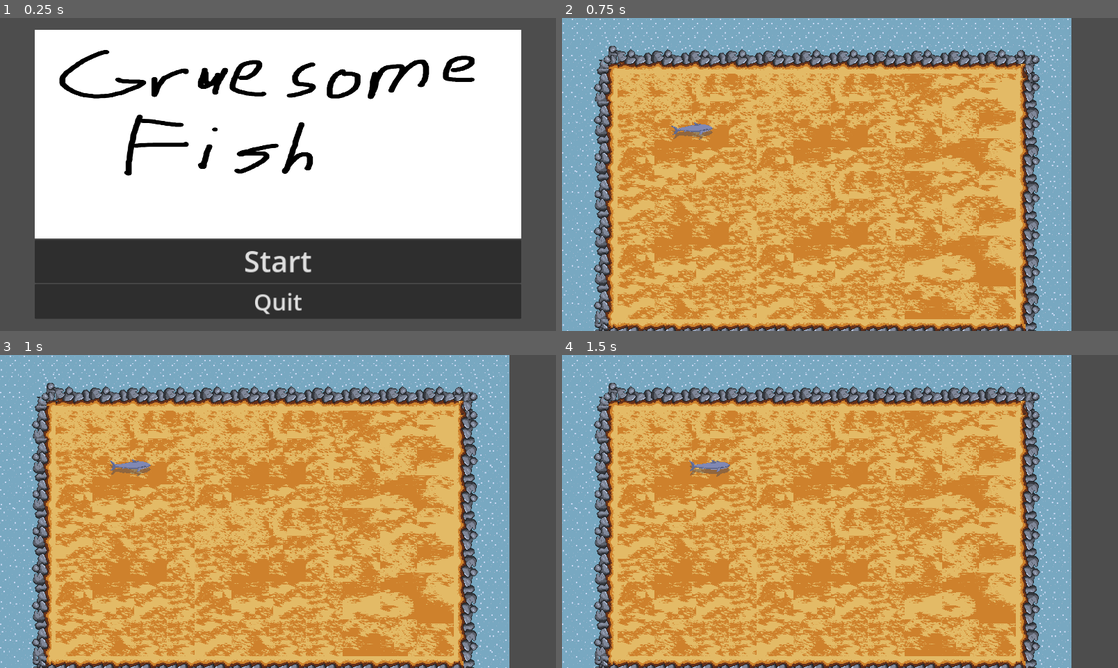
Above: before the commit, frames 1-4 (two rows, left to right).
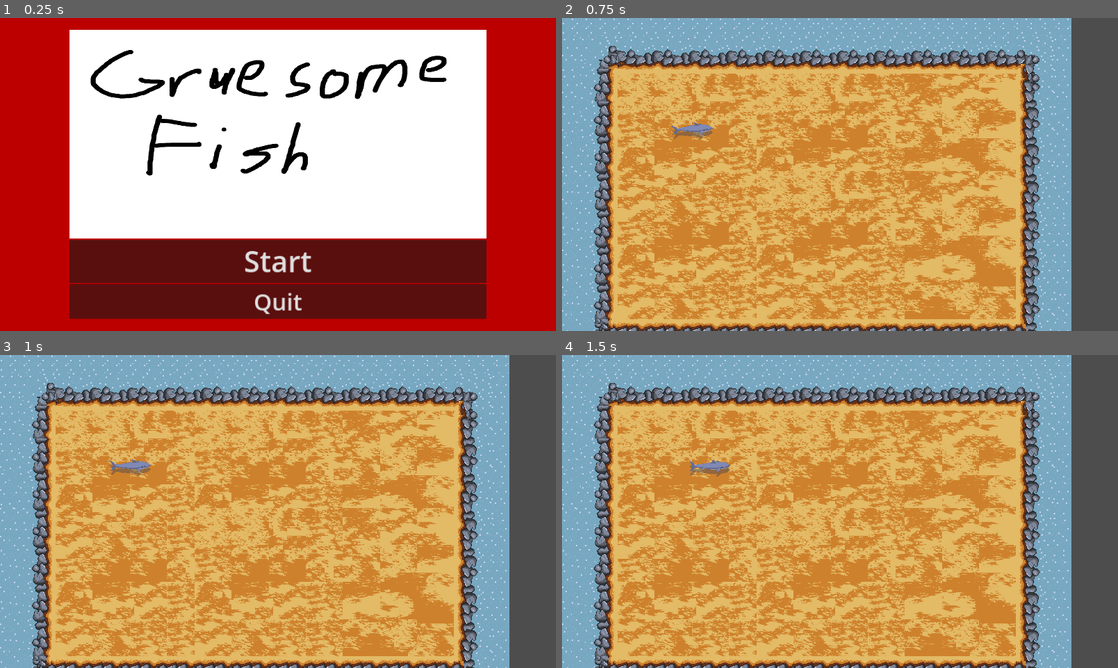
Above: after the commit, the same moments.

Repository: DylanRothbauer/GruesomeFish
Game: Godot game, scene res://Scenes/start_screen.tscn
The game is run twice, just before and just after one commit, with the same random seed, the same clock (stepped at 60 frames per second) and the same inputs.
Inputs:
- Up to frame 1 (0.25 s): no input
- Up to frame 2 (0.75 s): click "Start" at 0.5 s
- Up to frame 3 (1 s): no input
- Up to frame 4 (1.5 s): tap Enter (ui_accept) at 1.25 s; hold Right (right) from 1.28 s (still down)

The runs differ from the first frame. In frame 1, 54% of the frame differs, in the area x 0-100%, y 0-100%; in frame 2, nothing differs; in frame 3, nothing differs; in frame 4, nothing differs.

Commit message:
start and quit now work for real

Diff:
--- a/Scenes/start_screen.tscn
+++ b/Scenes/start_screen.tscn
@@ -4,10 +4,25 @@
 [ext_resource type="Script" path="res://Scripts/start.gd" id="2_0ej8g"]
 [ext_resource type="Script" path="res://Scripts/quit.gd" id="3_4petn"]
 
-[node name="Start Screen" type="MarginContainer"]
+[node name="Start Screen" type="ColorRect"]
 anchors_preset = 15
 anchor_right = 1.0
 anchor_bottom = 1.0
+grow_horizontal = 2
+grow_vertical = 2
+color = Color(0.737255, 0, 0, 1)
+
+[node name="MarginContainer" type="MarginContainer" parent="."]
+layout_mode = 1
+anchors_preset = 8
+anchor_left = 0.5
+anchor_top = 0.5
+anchor_right = 0.5
+anchor_bottom = 0.5
+offset_left = -840.0
+offset_top = -575.5
+offset_right = 840.0
+offset_bottom = 575.5
 grow_horizontal = 2
 grow_vertical = 2
 theme_override_constants/margin_left = 120
@@ -15,21 +30,21 @@
 theme_override_constants/margin_right = 120
 theme_override_constants/margin_bottom = 80
 
-[node name="VBoxContainer" type="VBoxContainer" parent="."]
+[node name="VBoxContainer" type="VBoxContainer" parent="MarginContainer"]
 layout_mode = 2
 
-[node name="Title" type="TextureRect" parent="VBoxContainer"]
+[node name="Title" type="TextureRect" parent="MarginContainer/VBoxContainer"]
 layout_mode = 2
 texture = ExtResource("1_gxm57")
 
-[node name="Start" type="Button" parent="VBoxContainer"]
+[node name="Start" type="Button" parent="MarginContainer/VBoxContainer"]
 layout_mode = 2
 theme_override_font_sizes/font_size = 100
 button_mask = 5
 text = "Start"
 script = ExtResource("2_0ej8g")
 
-[node name="Quit" type="Button" parent="VBoxContainer"]
+[node name="Quit" type="Button" parent="MarginContainer/VBoxContainer"]
 layout_mode = 2
 theme_override_font_sizes/font_size = 80
 text = "Quit"
--- a/Scripts/quit.gd
+++ b/Scripts/quit.gd
@@ -2,4 +2,4 @@
 
 # Quit program when quit button is pressed.
 func _pressed() -> void:
-	get_tree().quit
+	get_tree().quit()
--- a/Scripts/shark.gd
+++ b/Scripts/shark.gd
@@ -10,8 +10,8 @@
 
 func _physics_process(delta: float) -> void:
 	# Add the gravity.
-	if not is_on_floor():
-		velocity += get_gravity() * delta
+	#if not is_on_floor():
+		#velocity += get_gravity() * delta
 	get_input()
 	move_and_slide()
 	# Handle jump.
--- a/project.godot
+++ b/project.godot
@@ -19,6 +19,7 @@
 
 window/size/viewport_width=1920
 window/size/viewport_height=1080
+window/size/mode=3
 window/stretch/mode="canvas_items"
 
 [dotnet]
@@ -56,6 +57,11 @@
 "events": [Object(InputEventMouseButton,"resource_local_to_scene":false,"resource_name":"","device":-1,"window_id":0,"a …(253 unchanged characters)…
 ]
 }
+Pause={
+"deadzone": 0.5,
+"events": [Object(InputEventKey,"resource_local_to_scene":false,"resource_name":"","device":-1,"window_id":0,"alt_pressed":false,"shift_pressed":false,"ctrl_pressed":false,"meta_pressed":false,"pressed":false,"keycode":0,"physical_keycode":4194305,"key_label":0,"unicode":0,"location":0,"echo":false,"script":null)
+]
+}
 
 [rendering]
 
Binary file removed: Art Assets/Placeholders/GruesomeFishStartPlaceholder.png
Not shown, removed: Art Assets/Placeholders/GruesomeFishStartPlaceholder.png.import
